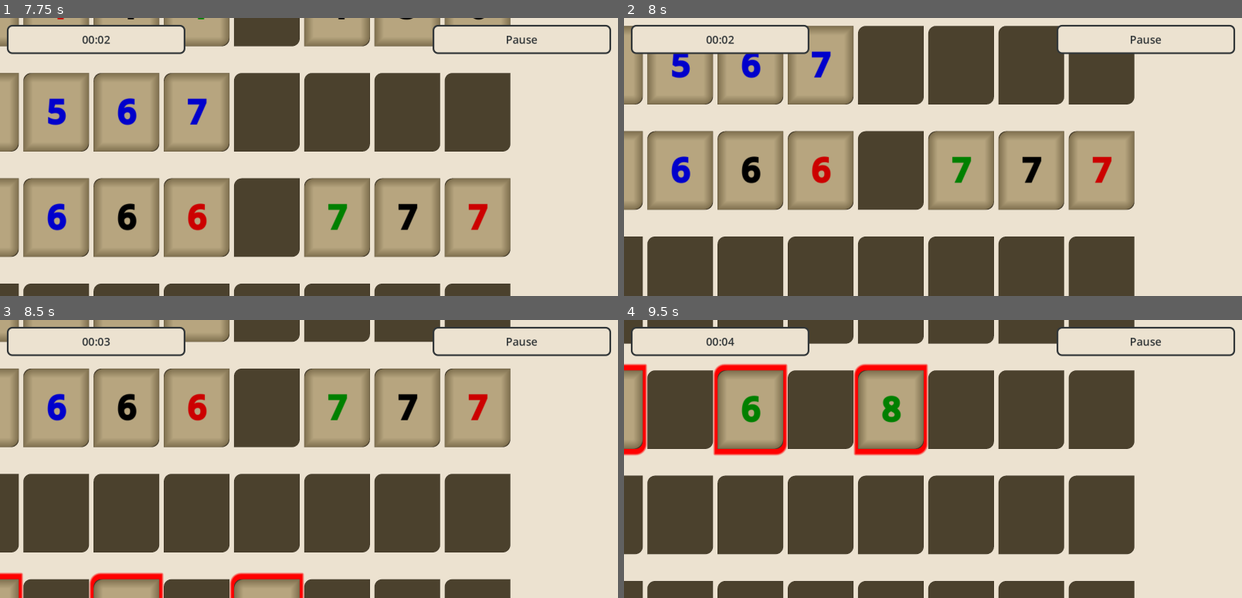
Above: before the commit, frames 1-4 (two rows, left to right).
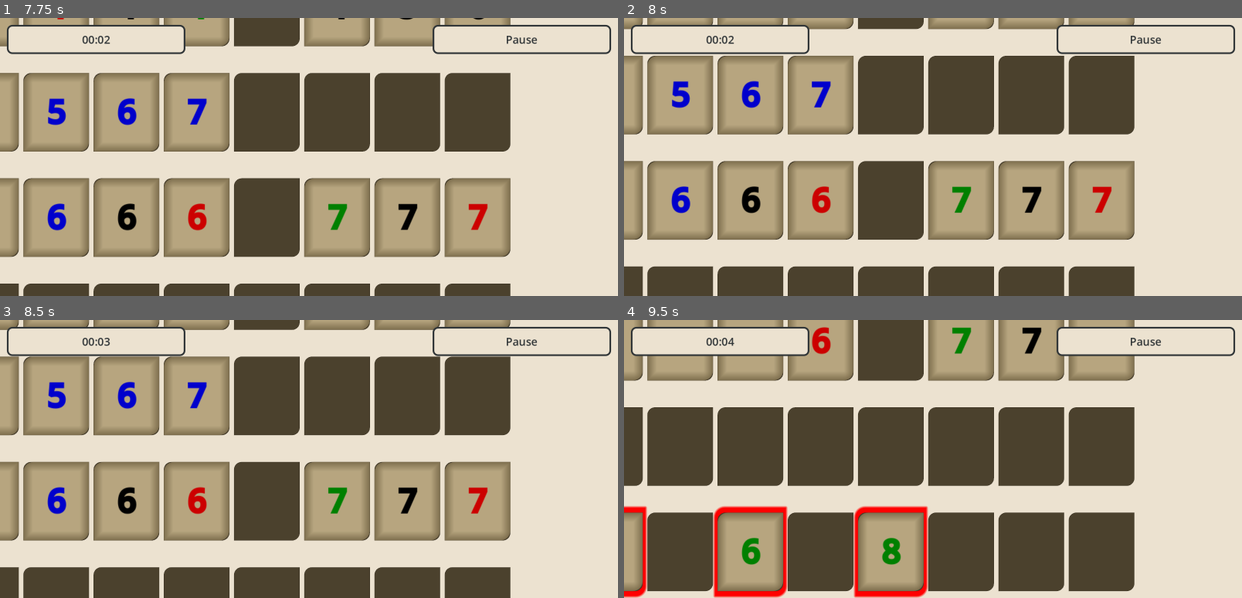
Above: after the commit, the same moments.

Repository: DaltonBaum/RummyCubed
Game: Godot game, scene res://scenes/main_menu.tscn
Same seed, same stepped clock (60 frames per second), same inputs: the game is played once before the commit and once after it.
Inputs (mouse positions are in pixels of both pictures, inside the frame that each line leads up to):
- Up to frame 1 (7.75 s): click "Play" at 0.5 s; click "Easy" at 1.25 s; tap Enter at 2 s; move the mouse to (278, 212) at 2.02 s; hold W 2.03-2.75 s; click (278, 212) at 2.17 s; click "00:01" at 2.75 s; click "00:02" at 3.5 s; click "Pause" at 4.25 s; click "Restart" at 5 s; drag from (494, 198) to (278, 212) at 5.77 s; tap Space at 6.5 s; move the mouse to (123, 115) at 6.52 s; hold A 6.53-7.25 s; drag from (339, 157) to (123, 115) at 7.27 s
- Up to frame 2 (8 s): no input
- Up to frame 3 (8.5 s): move the mouse to (216, 389) at 8.02 s; hold S from 8.03 s (still down)
- Up to frame 4 (9.5 s): release S at 8.75 s; drag from (1068, 445) to (840, 389) at 8.77 s

Frame 1 is identical in both runs. In frame 2, 44% of the frame differs, in the area x 0-83%, y 0-92%; in frame 3, 48%; in frame 4, 55%, in the area x 0-83%, y 0-100%.

Commit message:
Fixed crash when zooming but clicking on a tile

Diff:
--- a/scenes/game_board/game_camera.gd
+++ b/scenes/game_board/game_camera.gd
@@ -70,22 +70,17 @@
 	position.y = clamp(position.y, limit_top+y, limit_bottom-y)
 
 func _input(event: InputEvent) -> void:
-	# Add handling to stop if a tile is currently being dragged
-	if DragManager.is_currently_dragging() == true:
-		return
-
 	if event is InputEventScreenTouch:
 		var i = event.index
 
 		if event.is_pressed():
 			events[i] = event
 			# If there is more than one finger at the screen, ignores the fling action
-			if events.size() > 1:
-				ignore_fling = true
+			ignore_fling = events.size() > 1 or !DragManager.is_currently_dragging()
 
 			# Sets the camera as moving if the fling action is activated
 			is_moving = fling_action
-			if events.size() == 1:
+			if events.size() == 1 and !DragManager.is_currently_dragging():
 				# Stores the event start position to calculate the velocity later
 				start_position = event.position
 				end_position = start_position
@@ -119,13 +114,12 @@
 			start_position = end_position
 			end_position = event.position
 
-
 		var last_pos: Vector2 = events[event.index].position
 		if last_pos.distance_to(event.position) > zoom_sensitivity:
 			events[event.index] = event
 
-		if events.size() == 1:
-			update_position(position - event.relative * zoom)
+		if events.size() == 1 and !DragManager.is_currently_dragging():
+			position -= event.relative * zoom
 
 		if events.size() > 1:
 			# Stores the touches position
